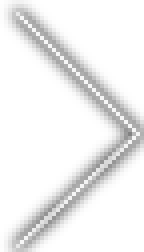
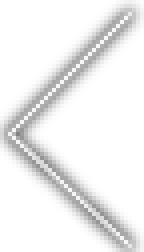
Layers edited between the first and the second 144x252 image:
painted on "Shape 2" over (8, 132, 140, 248)
painted on "Shape 1" over (8, 12, 140, 136)
